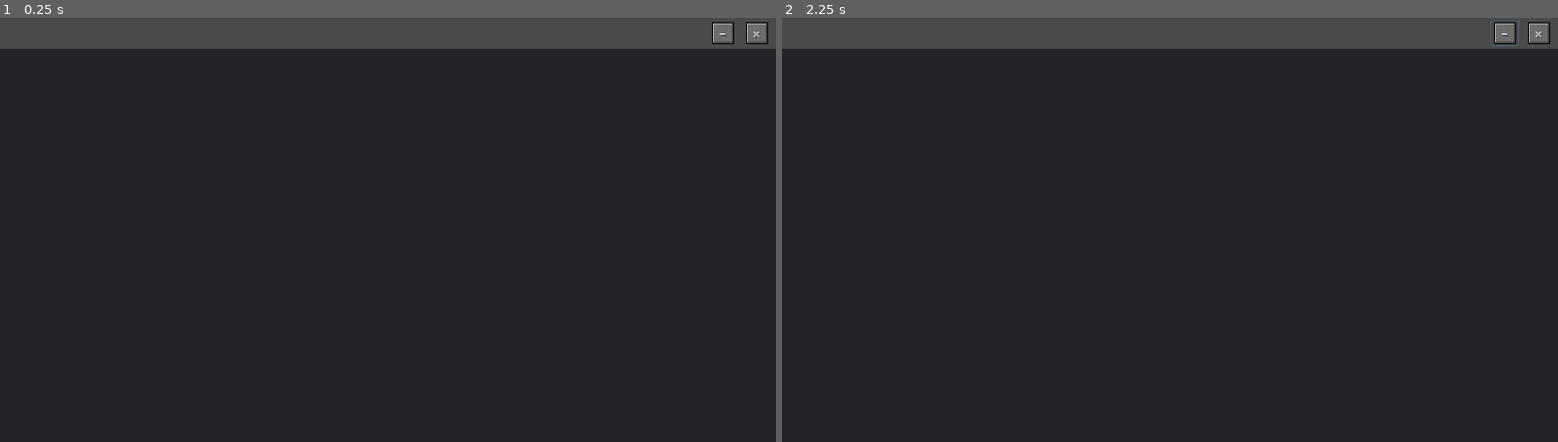
Above: before the commit, frames 1-2 (left to right).
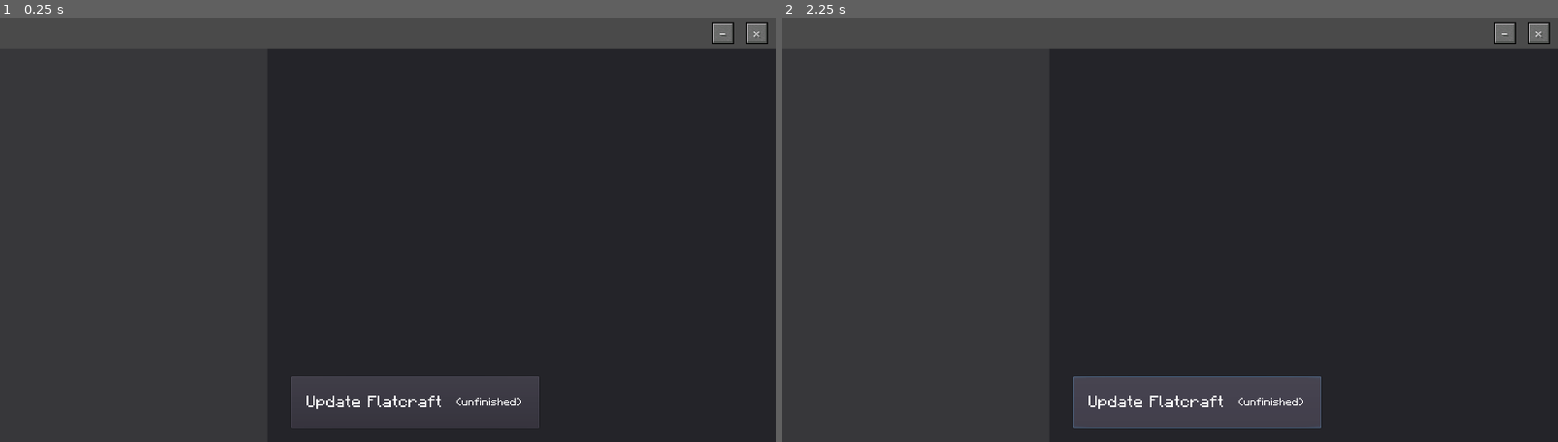
Above: after the commit, the same moments.

Repository: crispyi2/Flatcraft
Game: Godot game, scene res://scenes/Launcher.tscn
Same seed, same stepped clock (60 frames per second), same inputs: the game is played once before the commit and once after it.
Inputs (mouse positions are in pixels of both pictures, inside the frame that each line leads up to):
- Up to frame 1 (0.25 s): no input
- Up to frame 2 (2.25 s): click (1193, 403) at 0.5 s, where only the run after the commit has a clickable "Update Flatcraft"; click (1503, 34) at 1.25 s; click (1193, 403) at 2 s, where only the run after the commit has a clickable "Update Flatcraft"

The runs differ from the first frame. In frame 1, 2.4% of the frame differs, in the area x 37-70%, y 84-97%; in frame 2, 4.0%, in the area x 37-95%, y 0-97%.

Commit message:
Started on the launcher menu

Diff:
--- a/scenes/Launcher.tscn
+++ b/scenes/Launcher.tscn
@@ -1,8 +1,19 @@
-[gd_scene load_steps=4 format=2]
+[gd_scene load_steps=7 format=2]
 
 [ext_resource path="res://scripts/TitleBar.gd" type="Script" id=1]
 [ext_resource path="res://textures/window_assets/window-x.png" type="Texture" id=3]
 [ext_resource path="res://textures/window_assets/window--.png" type="Texture" id=4]
+
+[sub_resource type="DynamicFontData" id=1]
+font_path = "res://fonts/1_Minecraft-Regular.otf"
+
+[sub_resource type="DynamicFont" id=2]
+size = 30
+font_data = SubResource( 1 )
+
+[sub_resource type="DynamicFont" id=3]
+size = 20
+font_data = SubResource( 1 )
 
 [node name="Launcher" type="Control"]
 anchor_right = 1.0
@@ -18,6 +29,44 @@
 __meta__ = {
 "_edit_use_anchors_": false
 }
+
+[node name="Button" type="Button" parent="Background"]
+margin_left = 539.856
+margin_top = 667.672
+margin_right = 1000.86
+margin_bottom = 763.672
+__meta__ = {
+"_edit_use_anchors_": false
+}
+
+[node name="Update Flatcraft" type="Label" parent="Background/Button"]
+margin_right = 310.0
+margin_bottom = 96.0
+custom_fonts/font = SubResource( 2 )
+text = "Update Flatcraft"
+align = 1
+valign = 1
+__meta__ = {
+"_edit_use_anchors_": false
+}
+
+[node name="(Unfinished)" type="Label" parent="Background/Button"]
+margin_left = 263.772
+margin_right = 472.772
+margin_bottom = 96.0
+custom_fonts/font = SubResource( 3 )
+text = "(unfinished)"
+align = 1
+valign = 1
+__meta__ = {
+"_edit_use_anchors_": false
+}
+
+[node name="ColorRect" type="ColorRect" parent="Background"]
+margin_top = 52.0
+margin_right = 496.0
+margin_bottom = 792.0
+color = Color( 0.294118, 0.294118, 0.294118, 0.498039 )
 
 [node name="TitleBar" type="Control" parent="."]
 margin_right = 1440.0
Binary file added: fonts/1_Minecraft-Regular.otf
Binary file added: fonts/Mojangles.ttf
